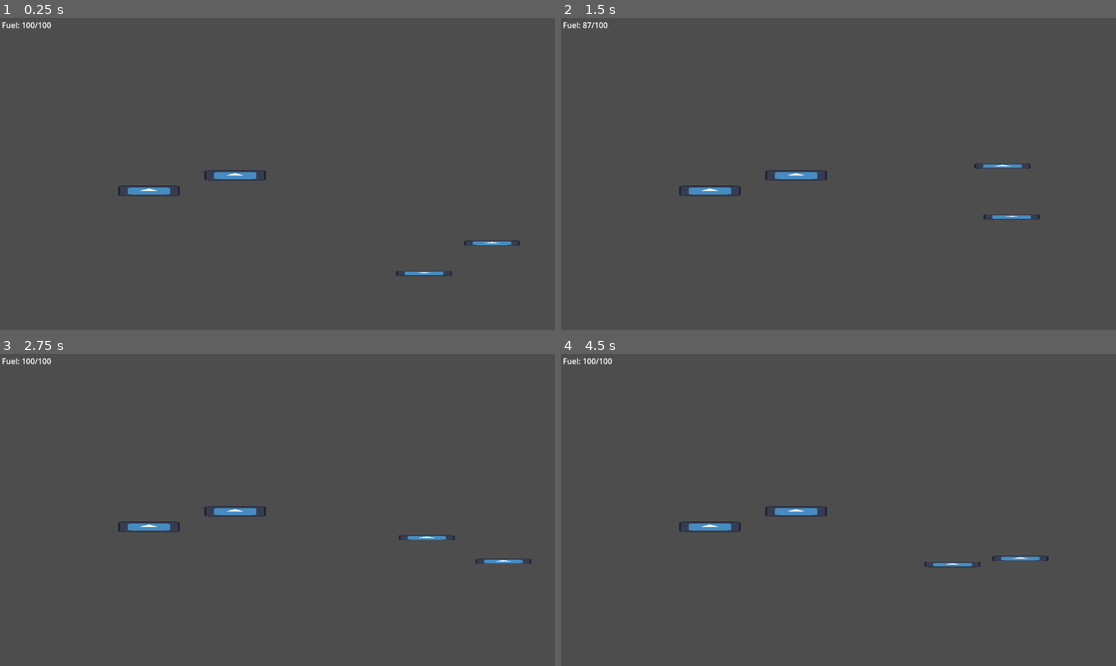
Above: before the commit, frames 1-4 (two rows, left to right).
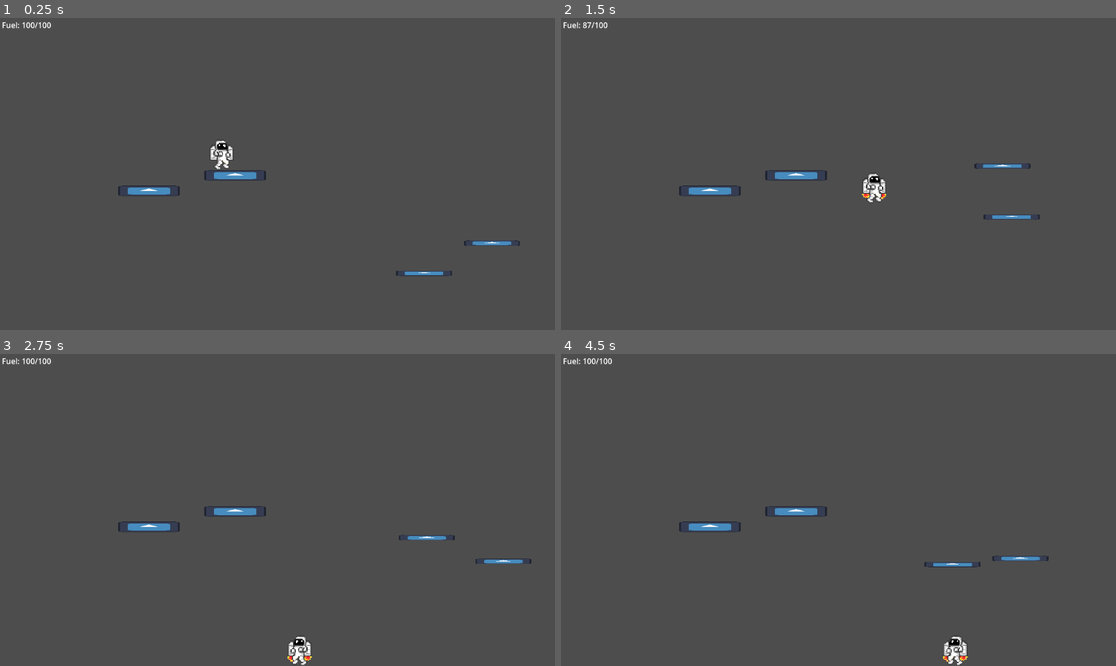
Above: after the commit, the same moments.

Repository: Joeisjack/hackUMBCGame
Game: Godot game, scene res://Scenes/game.tscn
Same seed, same stepped clock (60 frames per second), same inputs: the game is played once before the commit and once after it. The engine's default icon, where the game draws it, is replaced by a stand-in: a white triangle on a blue panel in a dark square.
Inputs:
- Up to frame 1 (0.25 s): no input
- Up to frame 2 (1.5 s): hold D (Right) from 0.53 s (still down); tap W (Up) at 0.77 s
- Up to frame 3 (2.75 s): tap W (Up) at 1.52 s; release D (Right) at 2.03 s; hold A (Left) from 2.03 s (still down)
- Up to frame 4 (4.5 s): release A (Left) at 2.78 s; hold D (Right) 2.78-4.28 s; tap W (Up) at 3.02, 3.77 s; hold A (Left) from 4.28 s (still down)

The runs differ from the first frame. In frame 1, 0.2% of the frame differs, in the area x 37-90%, y 39-83%; in frame 2, 0.2%; in frame 3, 0.2%; in frame 4, 0.3%, in the area x 42-80%, y 49-100%.

Commit message:
Animations done

Diff:
--- a/backtoearth/prefabs/player.gd
+++ b/backtoearth/prefabs/player.gd
@@ -9,13 +9,11 @@
 
 var isJumping = false
 
-var cTimer
-var jumpTimer
+@onready var cTimer: Timer = $CoyoteTimer
 
-func _on_ready() -> void:
-	cTimer = $CoyoteTimer
-	jumpTimer = $VarJumpTimer
+@onready var jumpTimer: Timer = $VarJumpTimer
 
+@onready var playerSprite: AnimatedSprite2D = $AnimatedSprite2D
 
 func _physics_process(delta: float) -> void:
 	# Add the gravity.
@@ -30,9 +28,26 @@
 	# debug
 	$"../Label".text = "Fuel: " + str(round((jumpTimer.time_left / jumpTimer.wait_time) * 100)) + "/100"
 
-	# Get the input direction and handle the movement/deceleration.
-	# As good practice, you should replace UI actions with custom gameplay actions.
+	# Get Input direction (-1, 0, 1)
 	var direction := Input.get_axis("Left", "Right")
+
+	# Flip the sprite
+	if direction > 0:
+		playerSprite.flip_h = false
+	elif direction < 0:
+		playerSprite.flip_h = true
+
+
+	if velocity.y > 0:
+		playerSprite.play("falling")
+	elif not jumpTimer.paused:
+		playerSprite.play("thrusting")
+	elif direction == 0:
+		playerSprite.play("idle")
+	else:
+		playerSprite.play("moving")
+
+
 	if direction:
 		velocity.x = direction * SPEED
 	else:
--- a/backtoearth/prefabs/player.tscn
+++ b/backtoearth/prefabs/player.tscn
@@ -1,14 +1,132 @@
-[gd_scene load_steps=3 format=3 uid="uid://bhd6sw6ymbk71"]
+[gd_scene load_steps=17 format=3 uid="uid://bhd6sw6ymbk71"]
 
 [ext_resource type="Script" path="res://prefabs/player.gd" id="1_4wbvs"]
+[ext_resource type="Texture2D" uid="uid://df785eviy6f2r" path="res://Sprites/Jumping Animation  (1).png" id="2_ip4mh"]
+
+[sub_resource type="AtlasTexture" id="AtlasTexture_i05rk"]
+atlas = ExtResource("2_ip4mh")
+region = Rect2(0, 0, 30, 35)
+
+[sub_resource type="AtlasTexture" id="AtlasTexture_83sbc"]
+atlas = ExtResource("2_ip4mh")
+region = Rect2(30, 0, 30, 35)
+
+[sub_resource type="AtlasTexture" id="AtlasTexture_2lux4"]
+atlas = ExtResource("2_ip4mh")
+region = Rect2(60, 70, 30, 35)
+
+[sub_resource type="AtlasTexture" id="AtlasTexture_vsh8b"]
+atlas = ExtResource("2_ip4mh")
+region = Rect2(60, 70, 30, 35)
+
+[sub_resource type="AtlasTexture" id="AtlasTexture_dbof2"]
+atlas = ExtResource("2_ip4mh")
+region = Rect2(0, 0, 30, 35)
+
+[sub_resource type="AtlasTexture" id="AtlasTexture_h5jbf"]
+atlas = ExtResource("2_ip4mh")
+region = Rect2(0, 70, 30, 35)
+
+[sub_resource type="AtlasTexture" id="AtlasTexture_tinfh"]
+atlas = ExtResource("2_ip4mh")
+region = Rect2(30, 70, 30, 35)
+
+[sub_resource type="AtlasTexture" id="AtlasTexture_607b2"]
+atlas = ExtResource("2_ip4mh")
+region = Rect2(60, 0, 30, 35)
+
+[sub_resource type="AtlasTexture" id="AtlasTexture_wrmv4"]
+atlas = ExtResource("2_ip4mh")
+region = Rect2(90, 0, 30, 35)
+
+[sub_resource type="AtlasTexture" id="AtlasTexture_xdxp3"]
+atlas = ExtResource("2_ip4mh")
+region = Rect2(0, 35, 30, 35)
+
+[sub_resource type="AtlasTexture" id="AtlasTexture_gvjil"]
+atlas = ExtResource("2_ip4mh")
+region = Rect2(60, 0, 30, 35)
+
+[sub_resource type="AtlasTexture" id="AtlasTexture_mynji"]
+atlas = ExtResource("2_ip4mh")
+region = Rect2(30, 35, 30, 35)
+
+[sub_resource type="SpriteFrames" id="SpriteFrames_duj5w"]
+animations = [{
+"frames": [{
+"duration": 1.0,
+"texture": SubResource("AtlasTexture_i05rk")
+}, {
+"duration": 1.0,
+"texture": SubResource("AtlasTexture_83sbc")
+}],
+"loop": true,
+"name": &"falling",
+"speed": 4.0
+}, {
+"frames": [{
+"duration": 1.0,
+"texture": SubResource("AtlasTexture_2lux4")
+}],
+"loop": true,
+"name": &"idle",
+"speed": 5.0
+}, {
+"frames": [{
+"duration": 1.0,
+"texture": SubResource("AtlasTexture_vsh8b")
+}, {
+"duration": 1.0,
+"texture": SubResource("AtlasTexture_dbof2")
+}, {
+"duration": 1.0,
+"texture": SubResource("AtlasTexture_h5jbf")
+}, {
+"duration": 1.0,
+"texture": SubResource("AtlasTexture_tinfh")
+}],
+"loop": true,
+"name": &"moving",
+"speed": 12.0
+}, {
+"frames": [{
+"duration": 1.0,
+"texture": SubResource("AtlasTexture_607b2")
+}, {
+"duration": 1.0,
+"texture": SubResource("AtlasTexture_wrmv4")
+}, {
+"duration": 1.0,
+"texture": SubResource("AtlasTexture_xdxp3")
+}, {
+"duration": 1.0,
+"texture": SubResource("AtlasTexture_gvjil")
+}, {
+"duration": 1.0,
+"texture": SubResource("AtlasTexture_mynji")
+}],
+"loop": true,
+"name": &"thrusting",
+"speed": 12.0
+}]
 
 [sub_resource type="RectangleShape2D" id="RectangleShape2D_o6vrq"]
-size = Vector2(62, 62)
+size = Vector2(33, 61)
 
 [node name="CharacterBody2D" type="CharacterBody2D"]
 script = ExtResource("1_4wbvs")
 
+[node name="AnimatedSprite2D" type="AnimatedSprite2D" parent="."]
+texture_filter = 1
+position = Vector2(0, 6)
+scale = Vector2(2.2, 2.2)
+sprite_frames = SubResource("SpriteFrames_duj5w")
+animation = &"thrusting"
+autoplay = "idle"
+frame_progress = 0.455671
+
 [node name="CollisionShape2D" type="CollisionShape2D" parent="."]
+position = Vector2(-0.5, 0.5)
 shape = SubResource("RectangleShape2D_o6vrq")
 
 [node name="CoyoteTimer" type="Timer" parent="."]
--- a/backtoearth/project.godot
+++ b/backtoearth/project.godot
@@ -52,3 +52,7 @@
 , Object(InputEventJoypadButton,"resource_local_to_scene":false,"resource_name":"","device":-1,"button_index":13,"pressure":0.0,"pressed":true,"script":null)
 ]
 }
+
+[rendering]
+
+textures/canvas_textures/default_texture_filter=0
Not shown, added: backtoearth/Sprites/Jumping Animation (1).png.import
